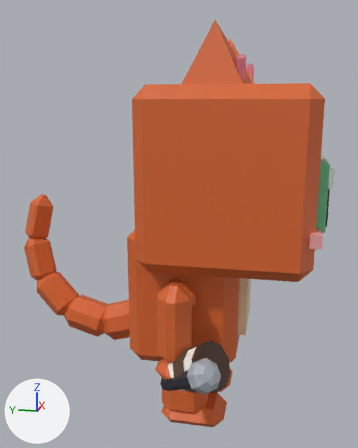
Renders of the FBX model assets/cat-cafe/exports/CatCafe_Cat_Ginger_Work.fbx from each side of a commit.
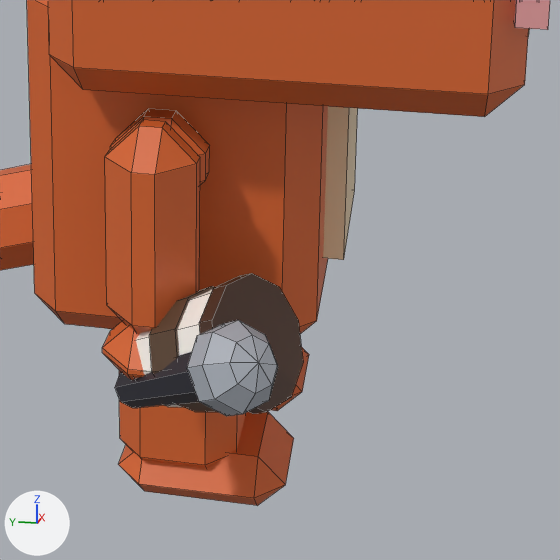
There are two pictures of each version: one whole from a camera (50 mm lens) standing at (-0.02433, -0.00475, 0.01603) and looking at (0.00086, 0.00029, 0.00973), one close up on the part from 33% to 91% of the width and 53% to 100% of the height. The lights are fixed; the arrows at lower left show +X, +Y and +Z. The last two pictures show the newer version. The close-ups show mesh edges as thin lines. Where no turn or scale is listed for an object, it has been applied to the vertices.

In view in the first close-up: 'CatCafe_Cat_Ginger_Work_Body', 'CatCafe_Cat_Ginger_Work_Head', 'CatCafe_Cat_Ginger_Work_Held_Barista', 'CatCafe_Cat_Ginger_Work_Held_Entertainer', 'CatCafe_Cat_Ginger_Work_LegB2', 'CatCafe_Cat_Ginger_Work_LegF2', 'CatCafe_Cat_Ginger_Work_Tail' and 1 more.
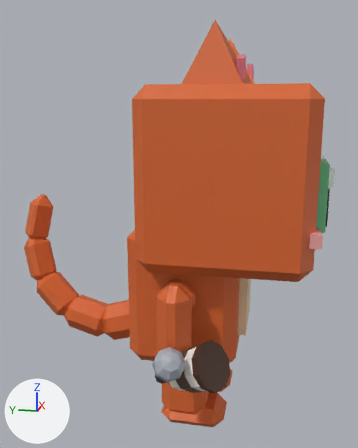
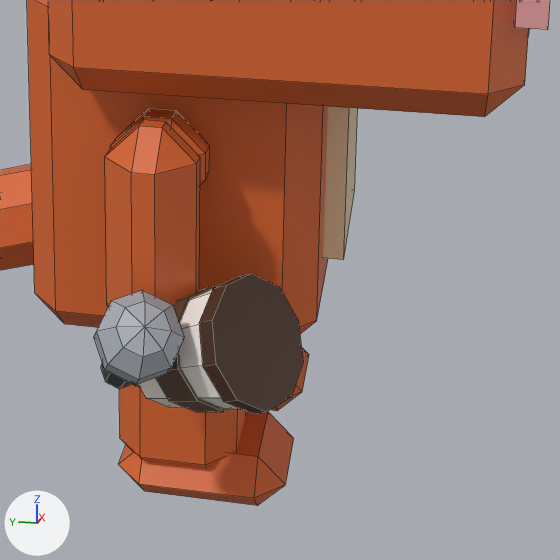
What changed in the scene script:
```text
Change me_catcafe_cat_ginger_work_held_entertainer:
    used by ob_catcafe_cat_ginger_work_held_entertainer; location = (-0.00451, -0.00066, 0.00437)
    remove me_catcafe_cat_ginger_work_held_entertainer.from_pydata(...)  # 50 vertices, 50 faces; spans x -0.00262..0.00013, y -0.00222..0.00068, z -0.001..0.00158
    add me_catcafe_cat_ginger_work_held_entertainer.from_pydata(...)  # 50 vertices, 50 faces; spans x -0.00234..0.00027, y -0.00074..0.001, z -0.00076..0.00181
    me_catcafe_cat_ginger_work_held_entertainer part 1: the loose piece of 34 vertices spanning x -0.00262..-0.00126, y -0.00222..-0.00086, z 0.00026..0.00158 is multiplied about its middle by the matrix ((0.626, 0.739, 0.247), (-0.615, 0.663, -0.427), (-0.48, 0.115, 0.87)), then moved by (0.00027, 0.00151, 0.00019)
    me_catcafe_cat_ginger_work_held_entertainer part 2: a new loose piece of 16 vertices spanning x -0.00175..0.00027, y -0.00036..0.001, z -0.00076..0.00124, in mat_catcafe_palette
    me_catcafe_cat_ginger_work_held_entertainer part 3
    16 vertices are removed from x -0.00212..0.00013, y -0.00169..0.00068, z -0.001..0.00112
    10 faces are deleted
```

Changed parts and their boxes (x1, y1, x2, y2) in the close-ups (560 x 560 px; the box of a moved part takes in the faces that stretch with it):
'CatCafe_Cat_Ginger_Work_Held_Entertainer', reshaped (45% narrower): before (115, 320, 278, 416); after (94, 290, 184, 389)
part 1 of me_catcafe_cat_ginger_work_held_entertainer, moved or reshaped: before (187, 320, 278, 416); after (94, 290, 184, 385)
part 2 of me_catcafe_cat_ginger_work_held_entertainer, added: after (101, 363, 132, 389)
part 3 of me_catcafe_cat_ginger_work_held_entertainer, deleted: before (115, 352, 199, 408)
